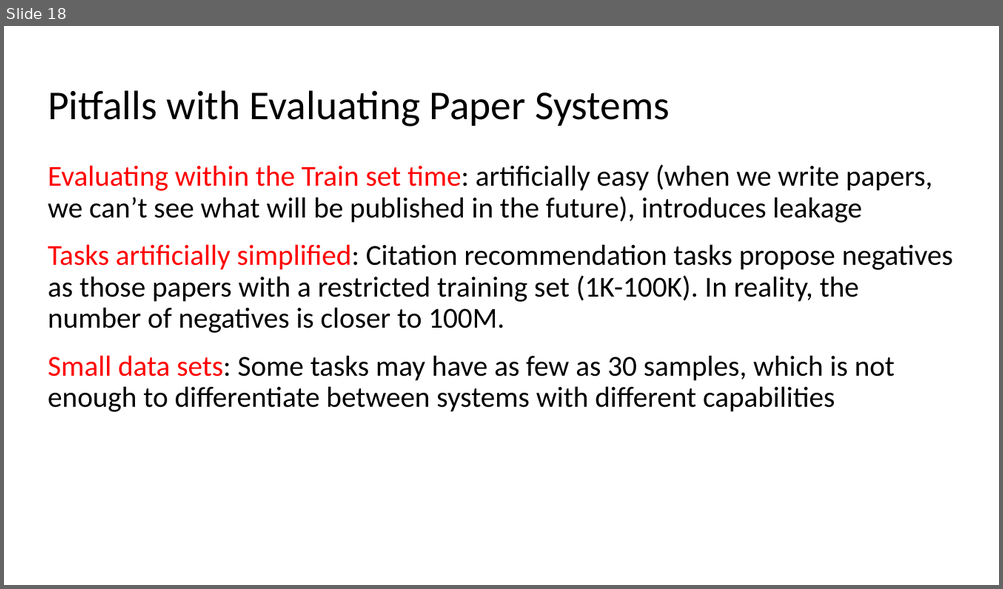
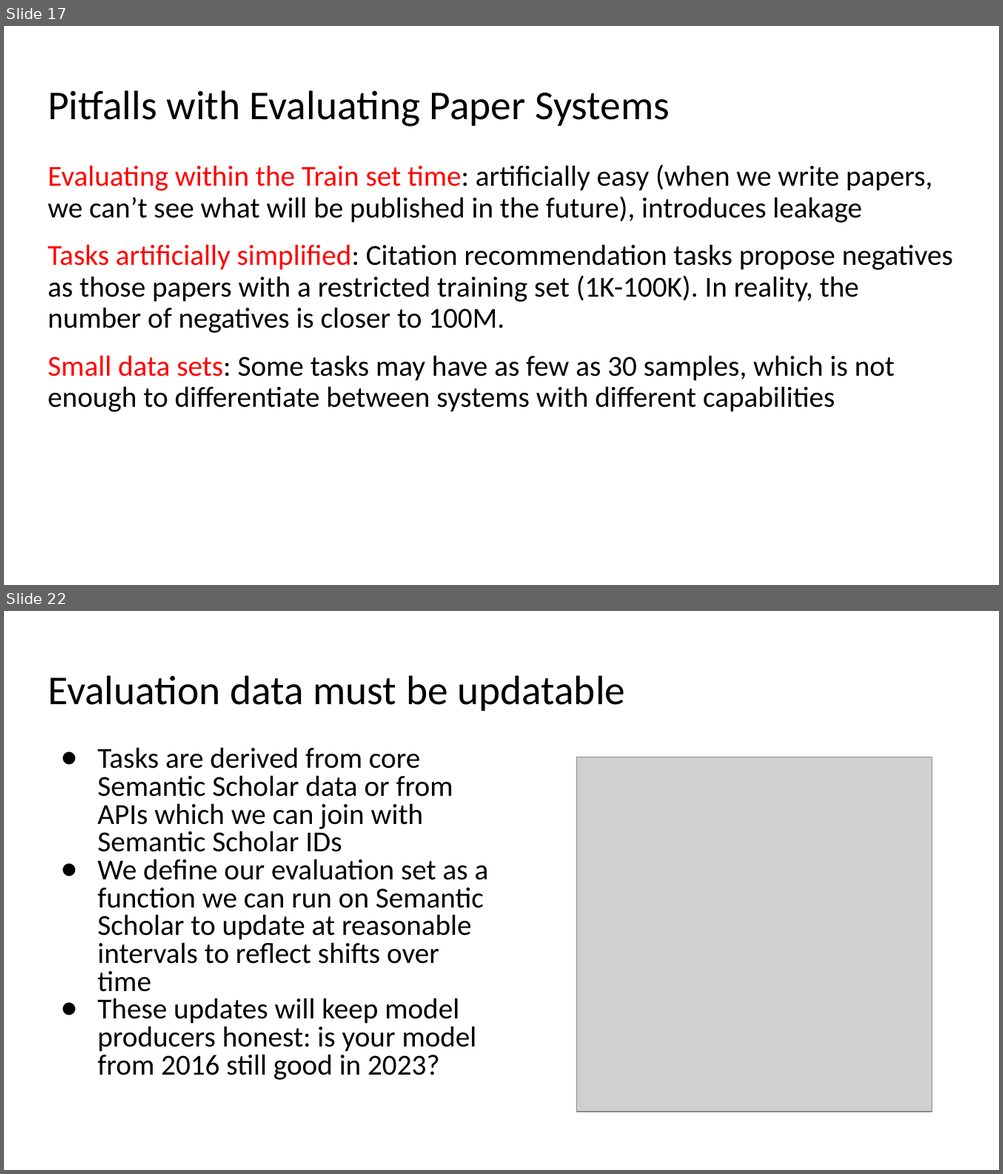
Before and after one commit to kwchurch/JSALT_Better_Together, a slide deck: slides/July5/July5_combined.pptx. Shown one above the other, each under a label of ours: slide 18 before the commit, slides 17 and 22 after it; the slides between them are not shown. The pictures are 1003x589 and 1003x1174 pixels, drawn with LibreOffice and Linux fonts; fonts in the diff are those of the drawing; grey boxes stand for pictures. Boxes give left, top, right and bottom in pixels: in the first picture for what was removed or moved away, otherwise in the second. Text is boxed around its words. In the diff, an @@ line names an element or a change of style, - is before the commit and + after.

```diff
--- a/slides/July5/July5_combined.pptx
+++ b/slides/July5/July5_combined.pptx
@@ slide 22 added at box(4, 611, 999, 1170), background #FFFFFF @@
@@ title added at box(48, 675, 625, 711), 39.6 pt, text #000000 @@
+Evaluation data must be updatable
@@ text added at box(97, 747, 489, 1080), 28 pt, text #000000 @@
+● Tasks are derived from core Semantic Scholar data or from APIs which we can join with Semantic Scholar IDs
+● We define our evaluation set as a function we can run on Semantic Scholar to update at reasonable intervals to reflect shifts over time
+● These updates will keep model producers honest: is your model from 2016 still good in 2023?
@@ picture added at box(577, 758, 932, 1113) @@
@@ what was slide 18 is now slide 17 @@
```
Also in this commit, not shown: 3 slides changed, 4 other slides added, 4 slides removed, 1 other file.
